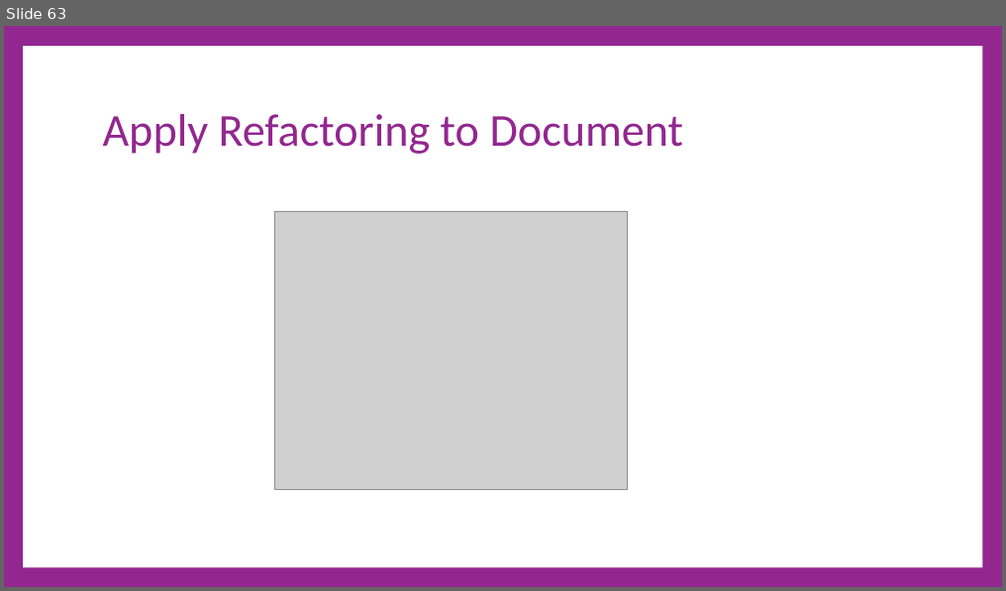
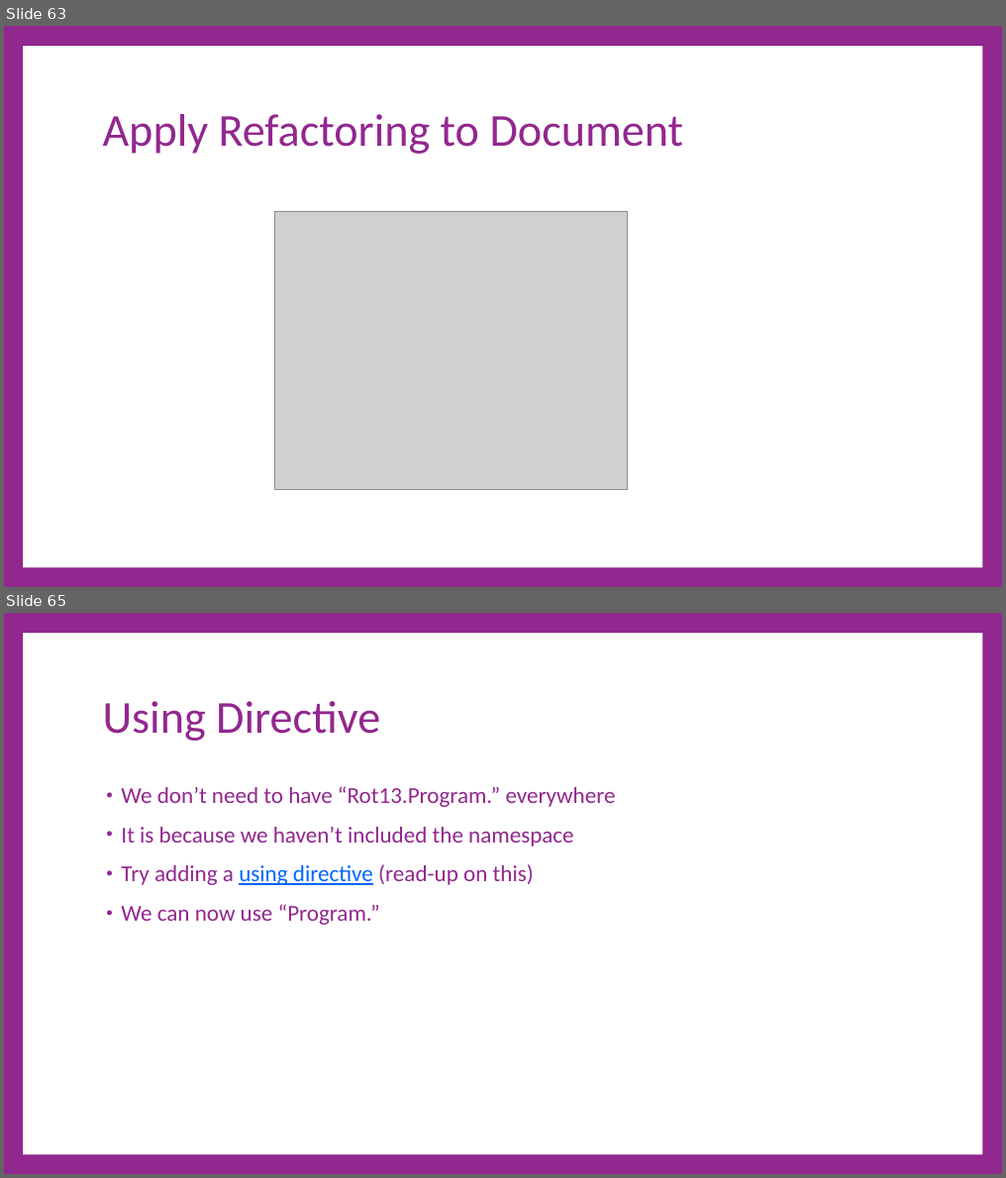
Before and after one commit to cdiggins/cs321, a slide deck: class-notes/cs321-winter-2023-lecture-8-console-app-walkthrough.pptx. Shown one above the other, each under a label of ours: slide 63 before the commit, slides 63 and 65 after it; the slides between them are not shown. The pictures are 1006x591 and 1006x1178 pixels, drawn with LibreOffice and Linux fonts; fonts in the diff are those of the drawing; grey boxes stand for pictures. Boxes give left, top, right and bottom in pixels: in the first picture for what was removed or moved away, otherwise in the second. Text is boxed around its words. In the diff, an @@ line names an element or a change of style, - is before the commit and + after.

```diff
--- a/class-notes/cs321-winter-2023-lecture-8-console-app-walkthrough.pptx
+++ b/class-notes/cs321-winter-2023-lecture-8-console-app-walkthrough.pptx
@@ slide 65 added at box(4, 613, 1002, 1174), background #92278F; not listed: 1 template element that a slide beside it also shows @@
@@ title added at box(103, 701, 380, 741), 66 pt, text #92278F @@
+Using Directive
@@ text added at box(121, 786, 616, 925), 33 pt, text #92278F @@
+• We don’t need to have “Rot13.Program.” everywhere
+• It is because we haven’t included the namespace
+• Try adding a using directive (read-up on this)
+• We can now use “Program.”
```
Also in this commit, not shown: 1 slide changed, 13 other slides added, 1 slide removed, 4 other files.
